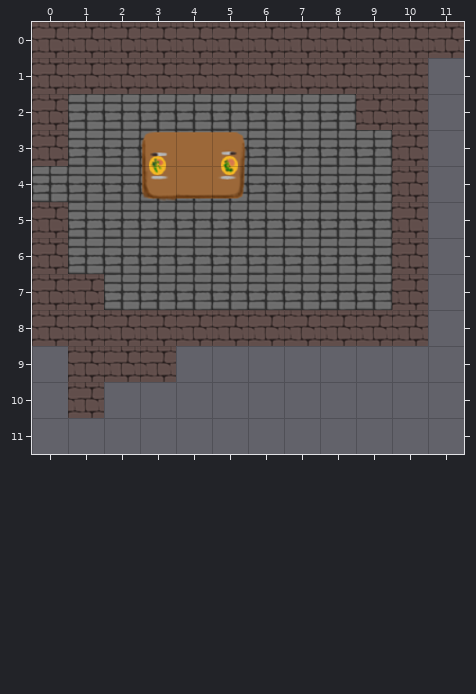
Tiled map: Resources/Maps/Tileset64.tmx. The picture above was drawn from the file before the commit.
Cells are 64x64 px. Shown: x 0..11, y 0..11.
The result:
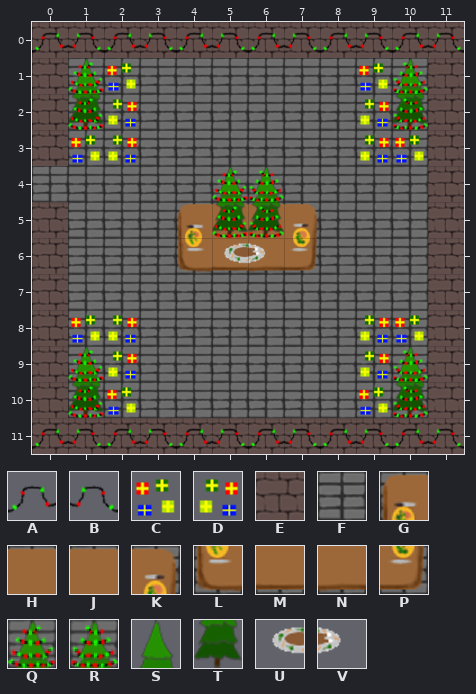
Key: from "Christmas Lights": A 0, B 1; from "Presents": C 0, D 1; from "TileSet6464": E 0, F 1, G 2, H 3, J 4, K 5, L 8, M 9, N 10, P 11; from "Tree Lights": Q 0, R 1; from "Trees": S 0, T 1; from "Turkey": U 0, V 1.
_ is an empty cell.
Tiles of an added or newly shown layer are drawn over the layers below it.
See-through tiles are keyed as they look on the map.
The author wrote: Changed all art to 64x64, and remade the christmas demo map
The edit:
Layer "Kachelebene 1" (removed):
y 0: x 0..11 EEEEEEEEEEEE -> ____________
y 1: x 1..10 EEEEEEEEEE -> __________
y 2: x 1..2 FF -> __; x 9..10 EE -> __
y 3: x 1..5 FFGHK -> _____; x 9..10 FE -> __
y 4: x 3..6 LMPF -> ____; x 10 E -> _
y 5..6: x 4..7 FFFF -> ____; x 10 E -> _
y 7: x 1 E -> _; x 10 E -> _
y 8: x 1..10 EEEEEEEEEE -> __________
y 9: x 1..3 EEE -> ___
y 10: x 1 E -> _
Layer "Floor and Walls" (added):
y 0: x 0..11 ____________ -> EEEEEEEEEEEE
y 1: x 1..11 ___________ -> FFFFFFFFFFE
y 2: x 1..2 __ -> FF; x 9..11 ___ -> FFE
y 3: x 1..5 _____ -> FFFFF; x 9..11 ___ -> FFE
y 4: x 3..6 ____ -> FFFF; x 10..11 __ -> FE
y 5: x 4..7 ____ -> GHJK; x 10..11 __ -> FE
y 6: x 4..7 ____ -> LMNP; x 10..11 __ -> FE
y 7: x 1 _ -> F; x 10..11 __ -> FE
y 8: x 1..11 ___________ -> FFFFFFFFFFE
y 9..10: x 0..11 ____________ -> EFFFFFFFFFFE
y 11: x 0..11 ____________ -> EEEEEEEEEEEE
Layer "Trees" (added):
y 1: x 1 _ -> S; x 10 _ -> S
y 2: x 1 _ -> T; x 10 _ -> T
y 4: x 5..6 __ -> SS
y 5: x 5..6 __ -> TT
y 9: x 1 _ -> S; x 10 _ -> S
y 10: x 1 _ -> T; x 10 _ -> T
Layer "Christmas Lights" (added):
y 0: x 0..11 ____________ -> ABABABABABAB
y 1: x 1..2 __ -> QC; x 9..10 __ -> CR
y 2: x 1..2 __ -> QD; x 9..10 __ -> DR
y 3: x 1..2 __ -> CD; x 9..10 __ -> DC
y 4..5: x 5..6 __ -> QR
y 6: x 5..6 __ -> UV
y 8: x 1..2 __ -> CD; x 9..10 __ -> DC
y 9: x 1..2 __ -> QD; x 9..10 __ -> DR
y 10: x 1..2 __ -> QC; x 9..10 __ -> CR
y 11: x 0..11 ____________ -> ABABABABABAB
